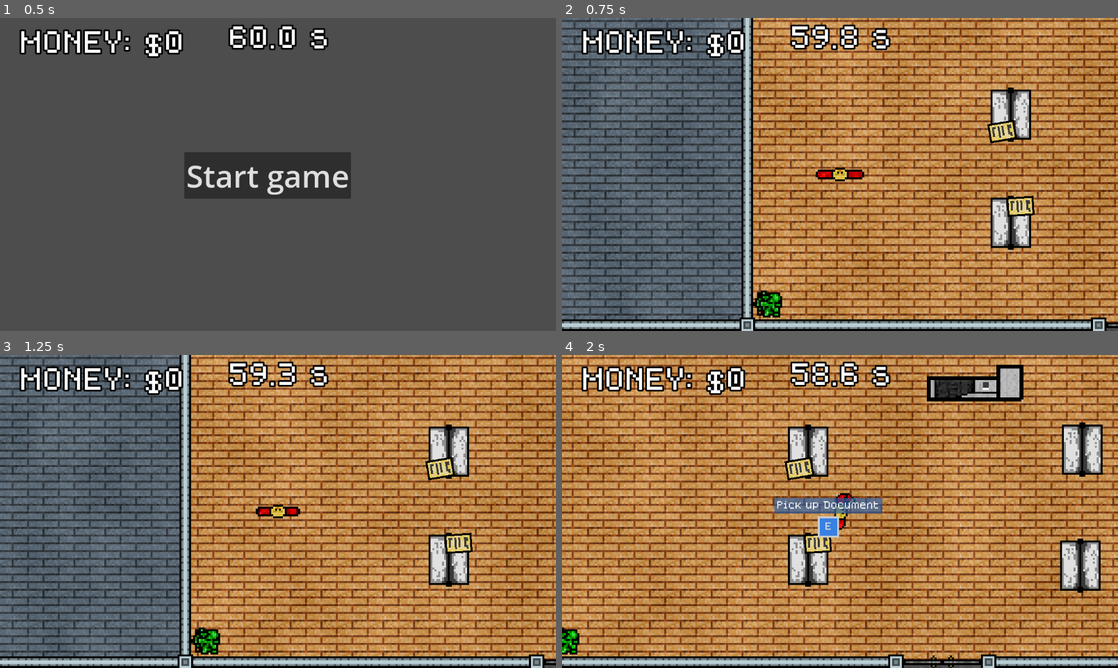
Above: before the commit, frames 1-4 (two rows, left to right).
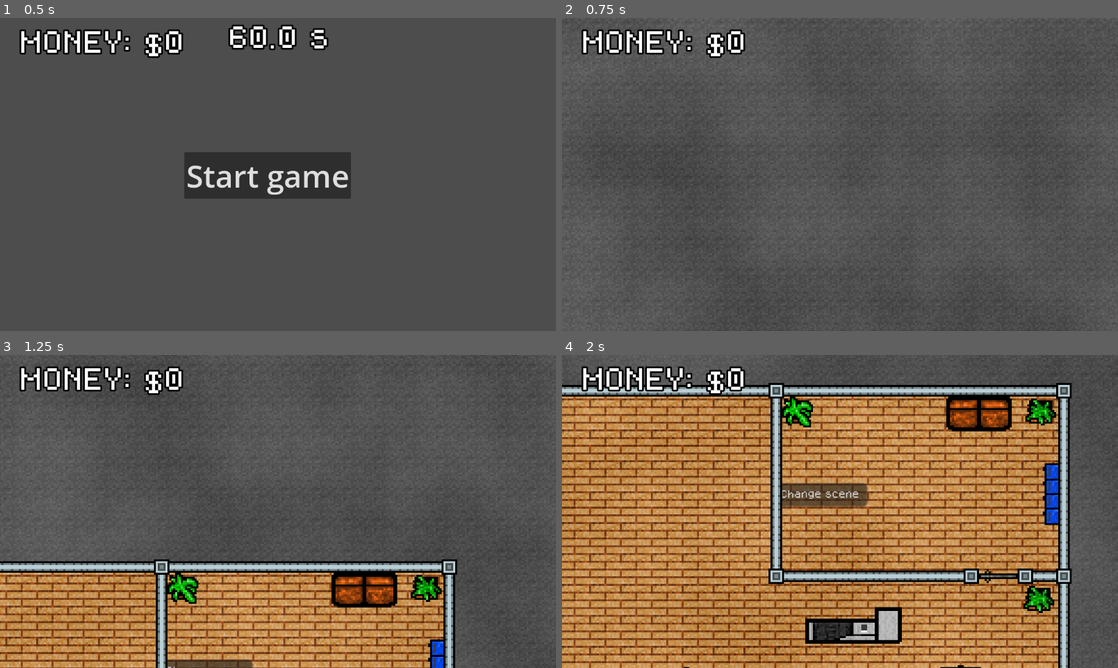
Above: after the commit, the same moments.

Repository: Azzty/projekt-kriminell
Game: Godot game, scene res://Scenes/Main/game.tscn
Same seed, same stepped clock (60 frames per second), same inputs: the game is played once before the commit and once after it.
Inputs (mouse positions are in pixels of both pictures, inside the frame that each line leads up to):
- Up to frame 1 (0.5 s): no input
- Up to frame 2 (0.75 s): click "Start game" at 0.5 s
- Up to frame 3 (1.25 s): no input
- Up to frame 4 (2 s): move the mouse to (962, 495) at 1.27 s; hold D (move_right) from 1.28 s (still down); tap E (interact_e) at 1.35 s; click (962, 495) at 1.42 s

Frame 1 is identical in both runs. In frame 2, 90% of the frame differs, in the area x 0-100%, y 0-100%; in frame 3, 89%; in frame 4, 81%.
Error before the commit: Invalid access to property or key 'scene_file_path' on a base object of type 'Nil'. (res://Scripts/Managers/scene_manager.gd:11)

Commit message:
Added failed screen
- Added a failed screen and also functionality to restart a level
- Shortened duration of robbery from 60 to 30 as 60 was just too long
- Slightly adjusted noise size for tilable.tres
- Made a track for when you lose
- Changed player.set_process to use physics_process since movement is physics based and it wasnt doing anything because of that

Diff:
--- a/Scenes/Levels/robbery.tscn
+++ b/Scenes/Levels/robbery.tscn
@@ -23,6 +23,8 @@
 [ext_resource type="AudioStream" uid="uid://dyvm0btso5ode" path="res://Assets/Audio/Music/Trouble intro.wav" id="21_fr8k7"]
 [ext_resource type="AudioStream" uid="uid://b6tbosjmrydpk" path="res://Assets/Audio/Music/Trouble main.wav" id="22_2587q"]
 [ext_resource type="Texture2D" uid="uid://bi450herxa2lr" path="res://Assets/sprites/locker.png" id="23_r27xa"]
+[ext_resource type="AudioStream" uid="uid://dmmsprigle8pi" path="res://Assets/Audio/Music/Mission failed.wav" id="24_s55f8"]
+[ext_resource type="AudioStream" uid="uid://c72fpko6xmtim" path="res://Assets/Audio/SFX/police sirens.mp3" id="25_k70lc"]
 
 [sub_resource type="ShaderMaterial" id="ShaderMaterial_nqmpn"]
 shader = ExtResource("5_qi1i4")
@@ -266,18 +268,17 @@
 
 [node name="Floors" type="Node" parent="."]
 
-[node name="TextureRect" type="TextureRect" parent="Floors"]
+[node name="Asphalt" type="TextureRect" parent="Floors"]
 modulate = Color(0.223103, 0.223103, 0.223103, 1)
 z_index = -10
 texture_repeat = 3
 material = SubResource("ShaderMaterial_nqmpn")
-offset_left = -416.0
-offset_top = -241.0
-offset_right = 538.0
-offset_bottom = 673.0
+offset_left = -581.0
+offset_top = -422.0
+offset_right = 767.0
+offset_bottom = 649.0
 texture = ExtResource("2_i2k26")
 stretch_mode = 1
-metadata/_edit_lock_ = true
 
 [node name="TextureRect2" type="TextureRect" parent="Floors"]
 z_index = -10
@@ -422,9 +423,6 @@
 
 [node name="Doors" type="Node" parent="."]
 
-[node name="Door" parent="Doors" instance=ExtResource("8_esq8r")]
-position = Vector2(230, 58)
-
 [node name="Door2" parent="Doors" instance=ExtResource("8_esq8r")]
 position = Vector2(148, 228)
 
@@ -435,6 +433,9 @@
 [node name="LockedDoor" parent="Doors" instance=ExtResource("11_ea7rc")]
 position = Vector2(-68, -3)
 rotation = -1.57079
+
+[node name="LockedDoor2" parent="Doors" instance=ExtResource("11_ea7rc")]
+position = Vector2(230, 58)
 
 [node name="Button" type="Button" parent="."]
 offset_left = 113.0
@@ -494,6 +495,7 @@
 
 [node name="Plant" parent="Decorations/Plants" instance=ExtResource("14_r30e8")]
 position = Vector2(251, 70)
+region_rect = Rect2(32, 0, 16, 16)
 
 [node name="Plant2" parent="Decorations/Plants" instance=ExtResource("14_r30e8")]
 position = Vector2(252, -27)
@@ -501,10 +503,11 @@
 
 [node name="Plant3" parent="Decorations/Plants" instance=ExtResource("14_r30e8")]
 position = Vector2(126, -27)
+region_rect = Rect2(48, 0, 16, 16)
 
 [node name="Plant4" parent="Decorations/Plants" instance=ExtResource("14_r30e8")]
 position = Vector2(-57, -28)
-region_rect = Rect2(48, 0, 16, 16)
+region_rect = Rect2(32, 0, 16, 16)
 
 [node name="Plant6" parent="Decorations/Plants" instance=ExtResource("14_r30e8")]
 position = Vector2(-57, 217)
@@ -512,7 +515,7 @@
 
 [node name="Plant7" parent="Decorations/Plants" instance=ExtResource("14_r30e8")]
 position = Vector2(253, 217)
-region_rect = Rect2(16, 0, 16, 16)
+region_rect = Rect2(32, 0, 16, 16)
 
 [node name="Locker" type="Sprite2D" parent="Decorations"]
 position = Vector2(258, 27)
@@ -532,8 +535,7 @@
 
 [node name="RobberyLogic" type="Node" parent="."]
 process_mode = 3
-script = ExtResource("15_vum6h")
-enabled = false
+script = ExtResource("16_r27xa")
 
 [node name="Van" parent="RobberyLogic" instance=ExtResource("16_vum6h")]
 position = Vector2(9.64993, 605)
@@ -595,7 +597,19 @@
 process_mode = 3
 stream = ExtResource("22_2587q")
 
+[node name="MissionFailed" type="AudioStreamPlayer" parent="RobberyLogic"]
+unique_name_in_owner = true
+process_mode = 3
+stream = ExtResource("24_s55f8")
+
+[node name="Sirens" type="AudioStreamPlayer" parent="RobberyLogic"]
+unique_name_in_owner = true
+process_mode = 3
+stream = ExtResource("25_k70lc")
+volume_db = -20.0
+
 [node name="RobberyTimer" type="Timer" parent="."]
 unique_name_in_owner = true
 process_mode = 3
-wait_time = 60.0
+wait_time = 30.0
+one_shot = true
--- a/Scenes/Objects/Interactable Objects/van.tscn
+++ b/Scenes/Objects/Interactable Objects/van.tscn
@@ -18,7 +18,7 @@
 [node name="CollisionShape2D" type="CollisionShape2D" parent="Area2D"]
 shape = SubResource("RectangleShape2D_vum6h")
 
-[node name="Hold button" parent="." instance=ExtResource("2_2qdgj")]
+[node name="PutInVanButton" parent="." instance=ExtResource("2_2qdgj")]
 offset_left = -4.82949
 offset_top = 37.9531
 offset_right = 5.17051
@@ -29,4 +29,16 @@
 prompt_text = "Place item in van"
 always_upright = true
 
-[connection signal="activated" from="Hold button" to="." method="_on_hold_button_activated"]
+[node name="ExfiltrateButton" parent="." instance=ExtResource("2_2qdgj")]
+offset_left = -24.9978
+offset_top = -16.0346
+offset_right = -14.9978
+offset_bottom = -6.03464
+text = "G"
+hold_duration = 1.5
+action_name = "interact_g"
+prompt_text = "Exfiltrate"
+always_upright = true
+
+[connection signal="activated" from="PutInVanButton" to="." method="_on_hold_button_activated"]
+[connection signal="activated" from="ExfiltrateButton" to="." method="_on_hold_button_activated"]
--- /dev/null
+++ b/Scenes/UI Elements/mission_failed_screen.tscn
@@ -0,0 +1,52 @@
+[gd_scene load_steps=3 format=3 uid="uid://bbc0jr2d2nqqi"]
+
+[ext_resource type="Theme" uid="uid://difjd64jhu5hr" path="res://Assets/Themes/Main.tres" id="1_2ojy1"]
+[ext_resource type="Script" uid="uid://ojkqesaah2rr" path="res://Scripts/UI/mission_failed_screen.gd" id="2_yat3h"]
+
+[node name="MissionFailedScreen" type="Control"]
+process_mode = 3
+layout_mode = 3
+anchors_preset = 15
+anchor_right = 1.0
+anchor_bottom = 1.0
+grow_horizontal = 2
+grow_vertical = 2
+theme = ExtResource("1_2ojy1")
+script = ExtResource("2_yat3h")
+
+[node name="Label" type="Label" parent="."]
+layout_mode = 1
+anchors_preset = 8
+anchor_left = 0.5
+anchor_top = 0.5
+anchor_right = 0.5
+anchor_bottom = 0.5
+offset_left = -352.0
+offset_top = -133.0
+offset_right = 352.0
+offset_bottom = -77.0
+grow_horizontal = 2
+grow_vertical = 2
+theme = ExtResource("1_2ojy1")
+theme_override_font_sizes/font_size = 64
+text = "Mission Failed"
+
+[node name="RetryButton" type="Button" parent="."]
+z_index = 5
+layout_mode = 1
+anchors_preset = 8
+anchor_left = 0.5
+anchor_top = 0.5
+anchor_right = 0.5
+anchor_bottom = 0.5
+offset_left = -153.0
+offset_top = -46.0
+offset_right = 153.0
+offset_bottom = 46.0
+grow_horizontal = 2
+grow_vertical = 2
+theme = ExtResource("1_2ojy1")
+theme_override_font_sizes/font_size = 48
+text = "Retry"
+
+[connection signal="pressed" from="RetryButton" to="." method="_on_retry_button_pressed"]
--- a/Scripts/Managers/game_state.gd
+++ b/Scripts/Managers/game_state.gd
@@ -12,7 +12,7 @@
 
 # Change of scene
 @warning_ignore("unused_signal")
-signal change_scene(file_path: String)
+signal change_scene(file_path: String, restart_current_scene: bool)
 
 # Money !!! 🦀🦀🦀😈😈🤸🦽🏌️
 var _final_money_multiplier := 1
--- a/Scripts/Managers/gui_manager.gd
+++ b/Scripts/Managers/gui_manager.gd
@@ -1,10 +1,19 @@
 extends Node
 
 const _lockpick_scene := preload("res://Scenes/UI Elements/lockpick_minigame.tscn")
+const _mission_failed_scene := preload("res://Scenes/UI Elements/mission_failed_screen.tscn")
 
 var gui: CanvasLayer
 
+var _active_extra_scenes := []
+
 signal timer_value_changed(new_time: float)
+
+func clear_extra_ui_elements():
+	if not gui: return
+	for scene in _active_extra_scenes:
+		if scene: scene.queue_free()
+	_active_extra_scenes.clear()
 
 func spawn_lockpick_minigame(unlocked_signal: Signal, required_wins := 4, initial_speed := 50.0):
 	if not gui: return
@@ -24,6 +33,20 @@
 	scene.minigame_lost.connect(func ():
 		get_tree().paused = false
 		)
+	_active_extra_scenes.append(scene)
+
+func spawn_mission_failed_screen():
+	if not gui: return
+	clear_extra_ui_elements()
+	var scene := _mission_failed_scene.instantiate()
+	gui.add_child(scene)
+	scene.find_child("RetryButton").grab_focus()
+	_active_extra_scenes.append(scene)
 
 func override_start_gui():
+	if not gui: return
 	gui.start_screen_override.emit()
+
+func set_timer_visibility(value: bool):
+	if not gui: return
+	gui.set_timer_visibility(value)
--- a/Scripts/Managers/scene_manager.gd
+++ b/Scripts/Managers/scene_manager.gd
@@ -8,9 +8,11 @@
 func _ready() -> void:
 	GameState.change_scene.connect(handle_scene_changed)
 	if not get_tree().root.find_child("Game"):
-		handle_scene_changed(Utilities.find_first_child_of_class(get_tree().root, "Node2D").scene_file_path)
+		var scene = Utilities.find_first_child_of_class(get_tree().root, "Node2D")
+		if not scene: scene = Utilities.find_first_child_of_class(get_tree().root, "Control")
+		if scene: handle_scene_changed(scene.scene_file_path)
 
-func handle_scene_changed(next_scene_path: String):
+func handle_scene_changed(next_scene_path: String, restart_current_scene := false):
 	# Check if "Game" node exists in the scene tree
 	game_node = get_tree().root.get_node_or_null("Game")
 
@@ -27,6 +29,10 @@
 		GuiManager.gui = GUI
 		GuiManager.override_start_gui()
 
+	if restart_current_scene:
+		next_scene_path = current_scene.scene_file_path
+		current_scene.queue_free()
+
 	# Load and instantiate the new scene
 	var scene: Node = load(next_scene_path).instantiate()
 	game_node.add_child.call_deferred(scene)
@@ -37,3 +43,4 @@
 
 	# Update current scene reference
 	current_scene = scene
+	scene_switched.emit()
--- a/Scripts/UI/gui_updater.gd
+++ b/Scripts/UI/gui_updater.gd
@@ -16,3 +16,6 @@
 
 func update_time_label(new_time: float):
 	time_label.text = str(snapped(new_time, 0.1)) + " s"
+
+func set_timer_visibility(value: bool):
+	time_label.visible = value
--- a/Scripts/UI/hold_button.gd
+++ b/Scripts/UI/hold_button.gd
@@ -58,6 +58,10 @@
 	if _time_held >= hold_duration and not _is_activated:
 		_is_activated = true
 		activated.emit()
+		_is_pressed = false
+		_time_held = 0
+		progress_stylebox.texture.fill_from = Vector2(0, 1)
+		progress_stylebox.texture.fill_to = Vector2(0, 1)
 
 # If it doesnt want to draw a border, ill do it myself
 func _draw() -> void:
--- /dev/null
+++ b/Scripts/UI/mission_failed_screen.gd
@@ -0,0 +1,7 @@
+extends Control
+
+func _on_retry_button_pressed() -> void:
+	print("Pressed!")
+	get_tree().paused = false
+	GameState.change_scene.emit("", true)
+	GuiManager.clear_extra_ui_elements()
--- a/Scripts/Utilities/Utils.gd
+++ b/Scripts/Utilities/Utils.gd
@@ -96,6 +96,7 @@
 ## print(find_first_child_of_class(parent, Camera2D, true, false) # returns null
 ## [/codeblock]
 func find_first_child_of_class(node: Node, class_type: String, exact_match: bool = false, recursive: bool = false):
+	if not node: return
 	var children = node.get_children()
 	for child in children:
 		if exact_match:
--- a/Scripts/World/robbery.gd
+++ b/Scripts/World/robbery.gd
@@ -4,17 +4,26 @@
 
 @onready var trouble_intro = $%TroubleIntro
 @onready var trouble_main = $%TroubleMain
+@onready var mission_failed = $%MissionFailed
 @onready var player = $%Player
 @onready var intro_animation = $%IntroAnimation
 @onready var robbery_timer = $%RobberyTimer
+@onready var sirens = $%Sirens
+
+var camera_position_tween: Tween
+var camera_zoom_tween: Tween
 
 func _ready() -> void:
+	GuiManager.set_timer_visibility(false)
+	robbery_timer.timeout.connect(lose_robbery)
+
 	if not enabled:
 		player.global_position = Vector2(-20, 150)
 		robbery_timer.start()
+		GuiManager.set_timer_visibility(true)
 		return
 	trouble_intro.play()
-	player.set_process(false)
+	player.set_physics_process(false)
 
 	var camera: Camera2D = player.find_child("Camera2D")
 
@@ -33,20 +42,50 @@
 	camera_tween_2.play()
 
 	await trouble_intro.finished
-	trouble_main.play()
+	trouble_main.play(30)
+
+	robbery_timer.start()
+	GuiManager.set_timer_visibility(true)
 
 	await get_tree().create_timer(0.7).timeout
 	player.global_position = Vector2(-20, 150)
-	player.set_process(true)
+	player.set_physics_process(true)
 	camera.position = Vector2.ZERO
 	camera.align()
 
-	robbery_timer.start()
+func lose_robbery():
+	get_tree().paused = false
+	player.set_physics_process(false)
+	player.animated_sprite.play("Idle")
 
-	robbery_timer.timeout.connect()
+	var camera: Camera2D = player.find_child("Camera2D")
+	camera_position_tween = get_tree().create_tween()
+	camera_position_tween.set_loops(-1)
+	camera_position_tween.set_ease(Tween.EASE_IN_OUT)
+	camera_position_tween.set_trans(Tween.TRANS_CIRC)
+	camera_position_tween.tween_property(camera, "position", Vector2(10, 10), 1.49)
+	camera_position_tween.tween_property(camera, "position", Vector2(-10, -10), 1.49)
+	camera_position_tween.tween_property(camera, "position", Vector2(0, -10), 1.49)
+	camera_position_tween.tween_property(camera, "position", Vector2(-10, 0), 1.49)
 
-func end_robbery():
+	camera_zoom_tween = get_tree().create_tween()
+	camera_zoom_tween.tween_property(camera, "zoom", Vector2(2, 2), 6)
+
+	mission_failed.play()
+	sirens.play()
+	camera_position_tween.play()
+	camera_zoom_tween.play()
+
+	GuiManager.spawn_mission_failed_screen()
+
+func win_robbery():
 	GameState.change_scene.emit("res://Scenes/Levels/store.tscn")
 
-func _process(delta: float) -> void:
+func _process(_delta: float) -> void:
 	GuiManager.timer_value_changed.emit(robbery_timer.time_left)
+
+func _exit_tree():
+	if camera_position_tween:
+		camera_position_tween.stop()
+	if camera_zoom_tween:
+		camera_zoom_tween.stop()
--- /dev/null
+++ b/Scripts/World/robbery_intro_sequence.gd
@@ -0,0 +1,40 @@
+extends Node
+
+@export var disabled := false
+
+@onready var trouble_intro = $%TroubleIntro
+@onready var trouble_main = $%TroubleMain
+@onready var player = $%Player
+@onready var intro_animation = $%IntroAnimation
+
+func _ready() -> void:
+	if disabled:
+		player.global_position = Vector2(-20, 150)
+		return
+	trouble_intro.play()
+	player.set_process(false)
+
+	var camera: Camera2D = player.find_child("Camera2D")
+
+	camera.global_position = Vector2(200, -150)
+	camera.zoom = Vector2(4,4)
+	var camera_tween_1 = get_tree().create_tween()
+	camera_tween_1.tween_property(camera, "global_position", Vector2(0, 520), 5.5)
+	camera_tween_1.play()
+
+	await camera_tween_1.finished
+	intro_animation.play("entry")
+	var camera_tween_2 = get_tree().create_tween()
+	camera_tween_2.set_trans(Tween.TRANS_CUBIC)
+	camera_tween_2.set_ease(Tween.EASE_IN)
+	camera_tween_2.tween_property(camera, "global_position", Vector2(0, 150), 2.2).from_current()
+	camera_tween_2.play()
+
+	await trouble_intro.finished
+	trouble_main.play()
+
+	await get_tree().create_timer(0.7).timeout
+	player.global_position = Vector2(-20, 150)
+	player.set_process(true)
+	camera.position = Vector2.ZERO
+	camera.align()
--- a/Scripts/World/tilable.tres
+++ b/Scripts/World/tilable.tres
@@ -41,7 +41,7 @@
 function = 1
 
 [sub_resource type="VisualShaderNodeFloatOp" id="VisualShaderNodeFloatOp_nu785"]
-default_input_values = [0, 0.0, 1, 20.0]
+default_input_values = [0, 0.0, 1, 10.0]
 operator = 2
 
 [resource]
@@ -67,7 +67,7 @@
 
 
 // FloatOp:9
-	float n_in9p1 = 20.00000;
+	float n_in9p1 = 10.00000;
 	float n_out9p0 = n_out7p0.x * n_in9p1;
 
 
@@ -102,6 +102,7 @@
 
 }
 "
+graph_offset = Vector2(-801.955, 205.8)
 mode = 1
 flags/light_only = false
 nodes/fragment/0/position = Vector2(540, 160)
--- a/project.godot
+++ b/project.godot
@@ -88,6 +88,11 @@
 "events": [Object(InputEventKey,"resource_local_to_scene":false,"resource_name":"","device":-1,"window_id":0,"alt_press …(192 unchanged characters)…
 ]
 }
+interact_g={
+"deadzone": 0.2,
+"events": [Object(InputEventKey,"resource_local_to_scene":false,"resource_name":"","device":-1,"window_id":0,"alt_pressed":false,"shift_pressed":false,"ctrl_pressed":false,"meta_pressed":false,"pressed":false,"keycode":0,"physical_keycode":71,"key_label":0,"unicode":103,"location":0,"echo":false,"script":null)
+]
+}
 
 [rendering]
 
Not shown, added: Assets/Audio/Music/Mission failed.wav.import
Not shown, added: Assets/Audio/SFX/police sirens.mp3.import
Not shown: 2 places in Scenes/Levels/robbery.tscn that only renumber resources
Not shown, added: Scripts/UI/mission_failed_screen.gd.uid
Not shown, added: Scripts/World/robbery_intro_sequence.gd.uid
Not shown, added: Assets/Audio/Music/Mission failed.wav
Not shown, added: Assets/Audio/SFX/police sirens.mp3
